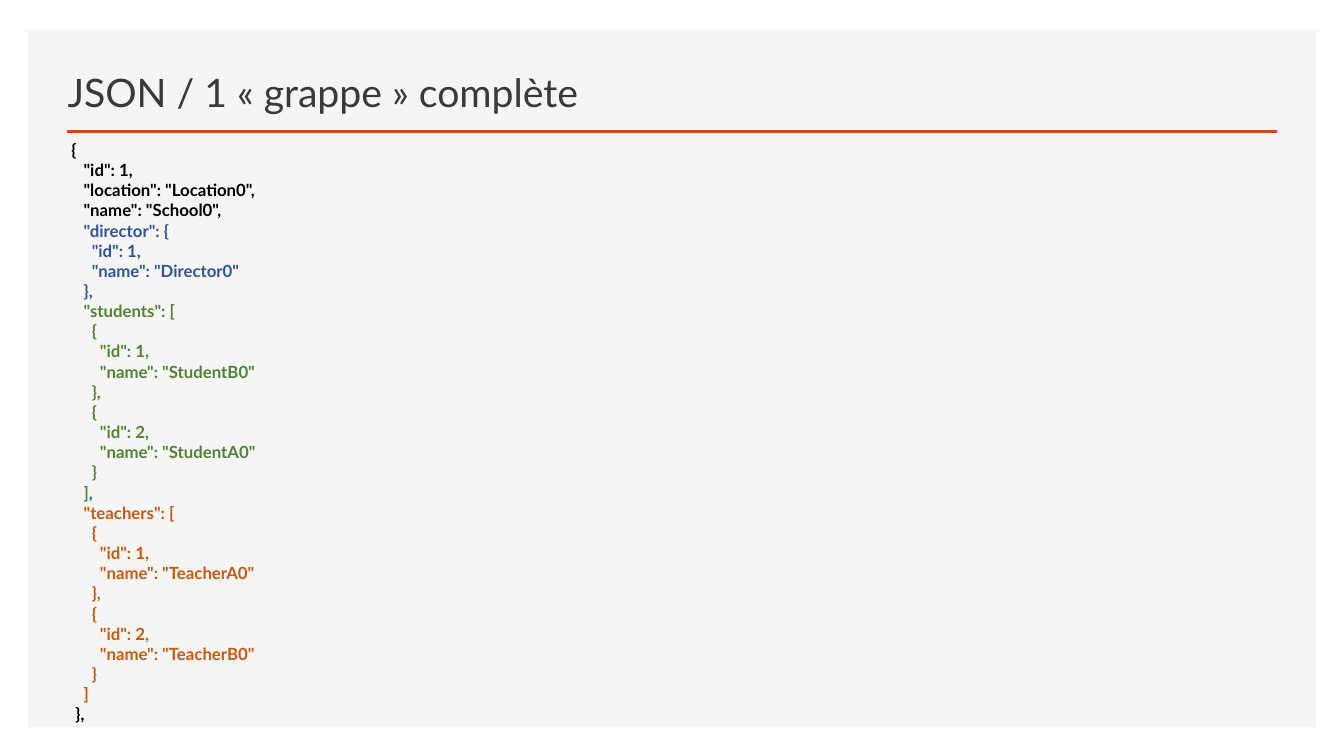
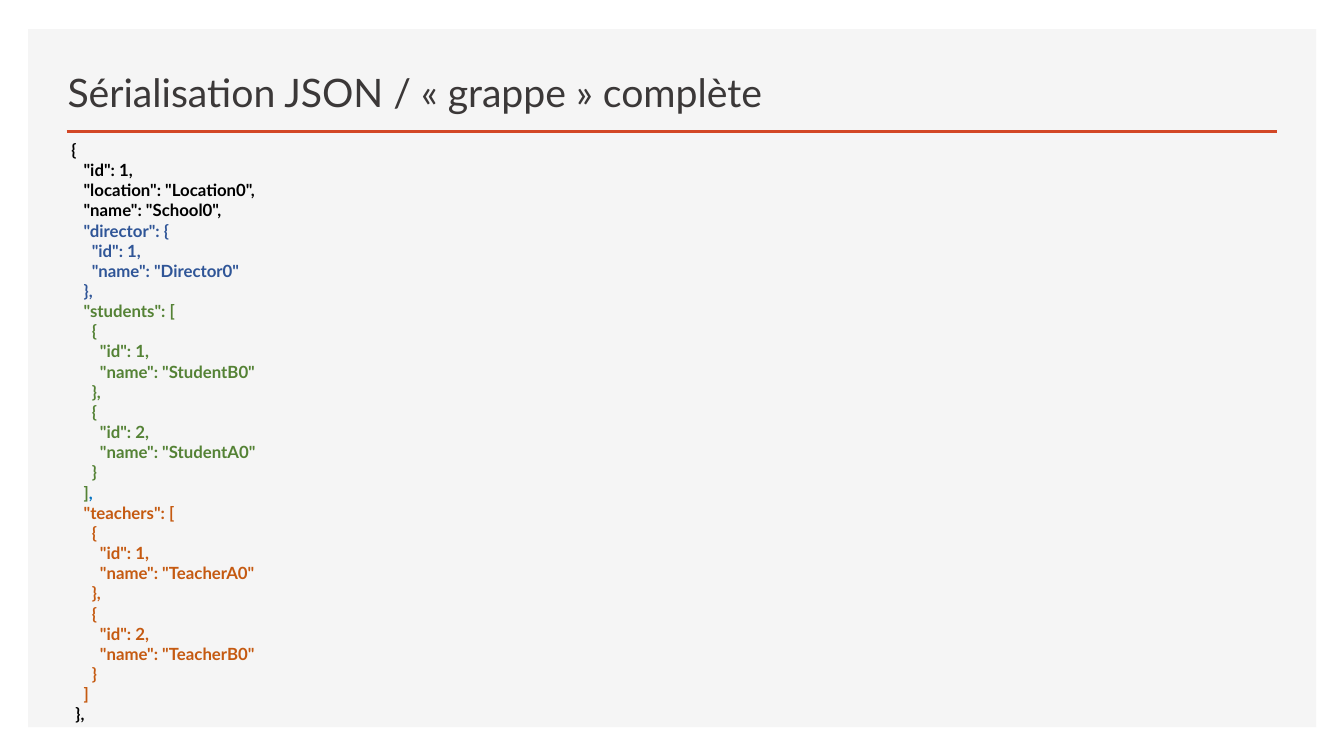
Before and after one commit to sebzuki/hibernate, a slide deck: slide 6 of JPA-HIBERNATE.pptx (slide 5 before the commit). Drawn at 1344x756 pixels with LibreOffice and Linux fonts; fonts in the diff are those of the drawing. Boxes give left, top, right and bottom in pixels: in the first picture for what was removed or moved away, otherwise in the second. Text is boxed around its words. In the diff, an @@ line names an element or a change of style, - is before the commit and + after.

```diff
--- a/JPA-HIBERNATE.pptx
+++ b/JPA-HIBERNATE.pptx
@@ title at [68, 78, 762, 114]: text changed @@
-JSON / 1 « grappe » complète
+Sérialisation JSON / « grappe » complète
```
Also in this commit, not shown: 9 other slides changed, 1 slide added.
